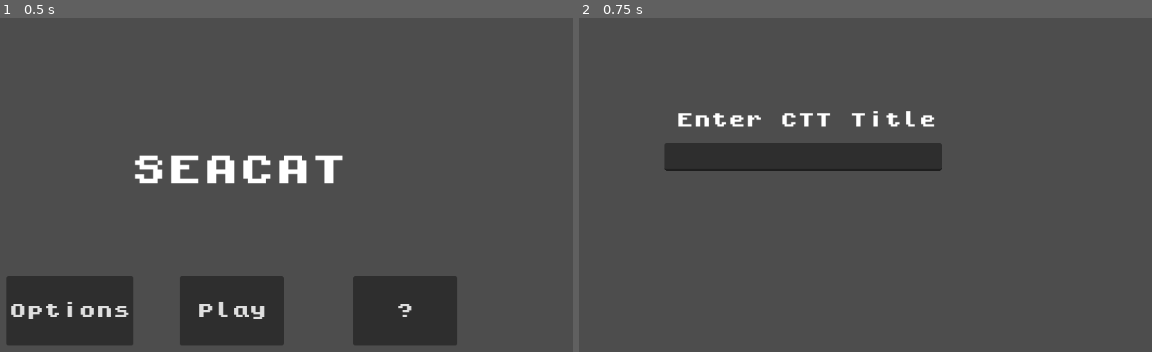
Above: before the commit, frames 1-2 (left to right).
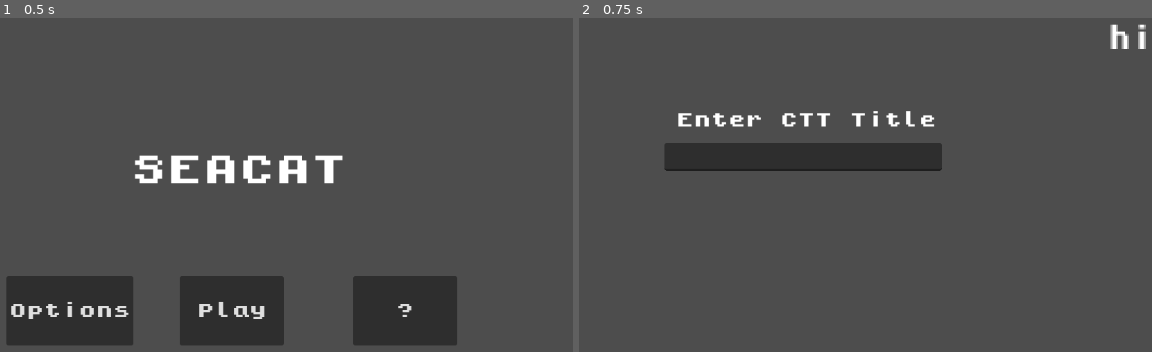
Above: after the commit, the same moments.

Repository: phan-andrew/demo3
Game: Godot game, scene res://start_screen.tscn
The game is run twice, just before and just after one commit, with the same random seed, the same clock (stepped at 60 frames per second) and the same inputs.
Inputs:
- Up to frame 1 (0.5 s): no input
- Up to frame 2 (0.75 s): click "Play" at 0.5 s

Frame 1 is identical in both runs. In frame 2, 0.3% of the frame differs, in the area x 92-99%, y 1-10%.

Commit message:
enter title

Diff:
--- /dev/null
+++ b/Label.gd
@@ -0,0 +1,11 @@
+extends Label
+
+# Called when the node enters the scene tree for the first time.
+func _ready():
+	pass
+
+
+
+# Called every frame. 'delta' is the elapsed time since the previous frame.
+func _process(delta):
+	pass
--- /dev/null
+++ b/home_screen.gd
@@ -0,0 +1,14 @@
+extends Node2D
+
+var title = false
+
+# Called when the node enters the scene tree for the first time.
+func _ready():
+	pass # Replace with function body.
+
+
+# Called every frame. 'delta' is the elapsed time since the previous frame.
+func _process(delta):
+	if ($starting_prompts.CTT_title != null && !title):
+		$CTT_title.text = $starting_prompts.CTT_title
+		title = true
--- a/home_screen.tscn
+++ b/home_screen.tscn
@@ -1,8 +1,24 @@
-[gd_scene load_steps=2 format=3 uid="uid://c0lk8ms1uploi"]
+[gd_scene load_steps=5 format=3 uid="uid://c0lk8ms1uploi"]
 
+[ext_resource type="Script" path="res://home_screen.gd" id="1_0dgku"]
 [ext_resource type="PackedScene" uid="uid://sis1u3rdone5" path="res://starting_prompts.tscn" id="1_xo1g2"]
+[ext_resource type="Script" path="res://Label.gd" id="2_pbnx2"]
+[ext_resource type="Theme" uid="uid://b2ufqqc6nun3o" path="res://mid_font_theme.tres" id="3_j5dr0"]
 
 [node name="HomeScreen" type="Node2D"]
 scale = Vector2(2.664, 1.55898)
+script = ExtResource("1_0dgku")
 
-[node name="Node2D" parent="." instance=ExtResource("1_xo1g2")]
+[node name="starting_prompts" parent="." instance=ExtResource("1_xo1g2")]
+
+[node name="CTT_title" type="Label" parent="."]
+texture_filter = 1
+offset_left = 376.877
+offset_top = 23.7335
+offset_right = 406.877
+offset_bottom = 49.7335
+scale = Vector2(1, 2)
+theme = ExtResource("3_j5dr0")
+theme_override_font_sizes/font_size = 12
+text = "hi"
+script = ExtResource("2_pbnx2")
--- a/start_screen.tscn
+++ b/start_screen.tscn
@@ -39,4 +39,8 @@
 theme_override_font_sizes/font_size = 52
 text = "SEACAT"
 
+[node name="Label2" type="Label" parent="."]
+offset_right = 40.0
+offset_bottom = 23.0
+
 [connection signal="pressed" from="Button3" to="." method="_on_button_3_pressed"]
--- /dev/null
+++ b/starting_prompts.gd
@@ -0,0 +1,15 @@
+extends CanvasLayer
+var CTT_title
+
+# Called when the node enters the scene tree for the first time.
+func _ready():
+	pass # Replace with function body.
+
+
+# Called every frame. 'delta' is the elapsed time since the previous frame.
+func _process(delta):
+	pass
+
+
+func _on_line_edit_text_submitted(new_text):
+	CTT_title = new_text
--- a/starting_prompts.tscn
+++ b/starting_prompts.tscn
@@ -1,8 +1,10 @@
-[gd_scene load_steps=2 format=3 uid="uid://sis1u3rdone5"]
+[gd_scene load_steps=3 format=3 uid="uid://sis1u3rdone5"]
 
 [ext_resource type="Theme" uid="uid://b2ufqqc6nun3o" path="res://mid_font_theme.tres" id="1_2nmyf"]
+[ext_resource type="Script" path="res://starting_prompts.gd" id="1_jomlb"]
 
 [node name="Node2D" type="CanvasLayer"]
+script = ExtResource("1_jomlb")
 
 [node name="Label" type="Label" parent="."]
 offset_left = 381.0
@@ -17,3 +19,5 @@
 offset_top = 208.0
 offset_right = 764.0
 offset_bottom = 248.0
+
+[connection signal="text_submitted" from="LineEdit" to="." method="_on_line_edit_text_submitted"]
